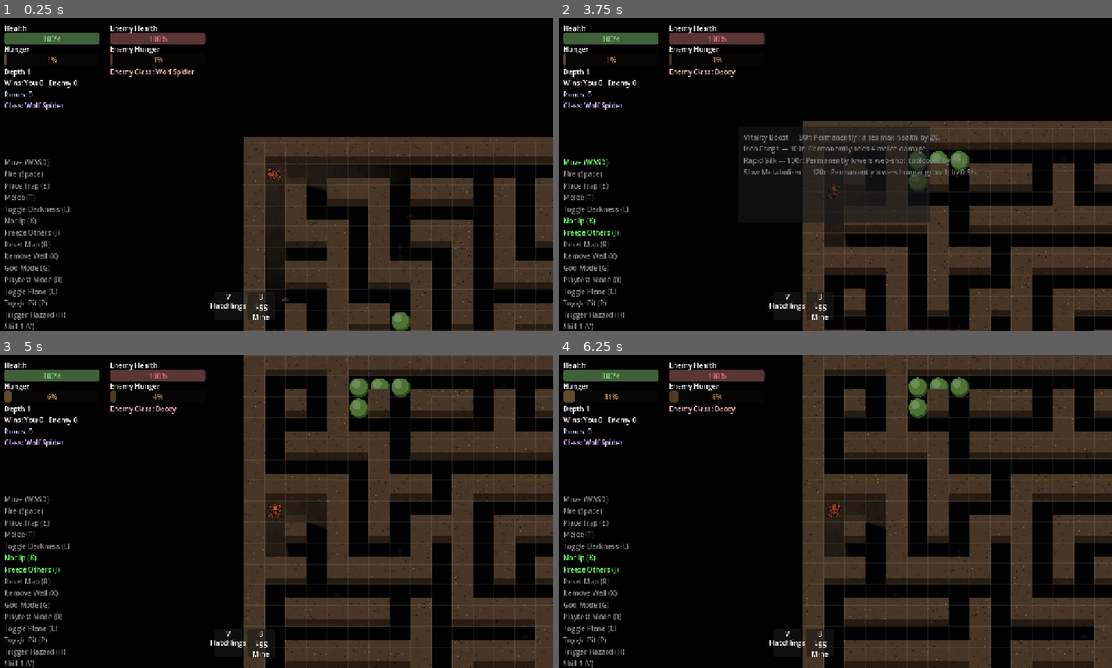
Above: before the commit, frames 1-4 (two rows, left to right).
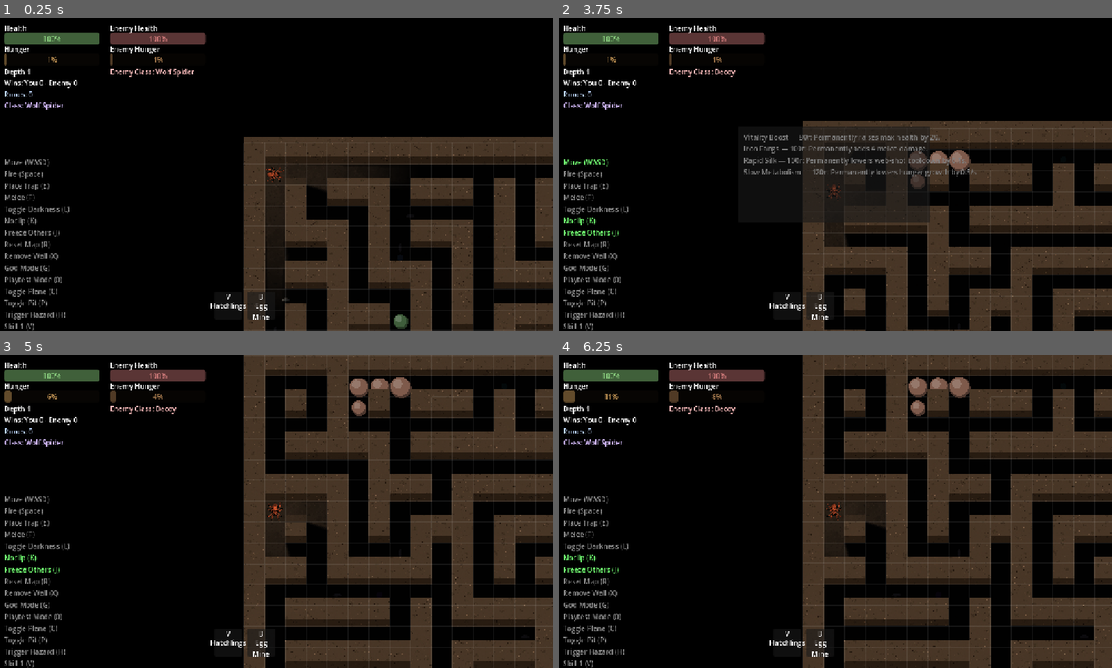
Above: after the commit, the same moments.

Repository: ehix/burrow
Game: Godot game, scene res://world/world.tscn
Same seed, same stepped clock (60 frames per second), same inputs: the game is played once before the commit and once after it.
Inputs (mouse positions are in pixels of both pictures, inside the frame that each line leads up to):
- Up to frame 1 (0.25 s): no input
- Up to frame 2 (3.75 s): tap Enter at 0.5 s; move the mouse to (807, 237) at 0.52 s; hold 1 (buy_upgrade_1) 0.53-1.25 s; tap 2 (buy_upgrade_2) at 0.6 s; click (807, 237) at 0.67 s; tap 5 (toggle_shop) at 0.77 s; drag from (1001, 221) to (835, 174) at 1.27 s; move the mouse to (669, 127) at 2.02 s; hold A (move_left) 2.03-2.75 s; hold J (dev_freeze) 2.03-2.75 s; drag from (863, 174) to (669, 127) at 2.77 s; tap R (dev_reset_map) at 3.5 s; move the mouse to (752, 96) at 3.52 s; hold S (move_down) from 3.53 s (still down); hold K (dev_noclip) from 3.53 s (still down)
- Up to frame 3 (5 s): tap 5 (toggle_shop) at 3.77 s; release S (move_down) at 4.25 s; release K (dev_noclip) at 4.25 s; drag from (398, 495) to (276, 533) at 4.27 s
- Up to frame 4 (6.25 s): move the mouse to (724, 527) at 5.02 s; hold 1 (buy_upgrade_1) 5.03-5.75 s; hold X (dev_remove_wall) 5.03-5.75 s; click (724, 527) at 5.17 s; drag from (890, 442) to (724, 527) at 5.77 s

The runs differ from the first frame. In frame 1, 0.1% of the frame differs, in the area x 70-75%, y 94-100%; in frame 2, 0.3%; in frame 3, 0.6%; in frame 4, 0.6%, in the area x 63-75%, y 7-21%.

Commit message:
Centipede: wire per-index radius + per-body random color into spawn/sync

Diff:
--- a/entities/centipede/centipede.gd
+++ b/entities/centipede/centipede.gd
@@ -28,6 +28,7 @@
 var _path: Array[Vector2i] = []
 var _exit_direction := Vector2i.ZERO
 var _exit_steps_remaining := 0
+var _body_color: Color
 
 
 func _ready() -> void:
@@ -63,8 +64,9 @@
 		_level._destroy_occupants_at(tile)
 		var segment: CentipedeSegment = SegmentScene.instantiate()
 		add_child(segment)
-		segment.global_position = _level.tile_centre(tile)
 		_segments.append(segment)
+	_body_color = CentipedeSegment.random_body_color()
+	_sync_segments()
 
 
 ## Any segment being hit lands here (CentipedeSegment.take_hit() forwards to
@@ -427,6 +429,7 @@
 	for i in _segments.size():
 		if i < _tiles.size():
 			_segments[i].global_position = _level.tile_centre(_tiles[i])
+			_segments[i].set_visual(CentipedeSegment.radius_for_index(i, _tiles.size()), _body_color)
 
 
 ## The live Centipede whose body occupies `tile`, or null. Mirrors
--- a/tests/test_centipede.gd
+++ b/tests/test_centipede.gd
@@ -37,6 +37,20 @@
 	var centipede := _make_centipede(level, tiles)
 	assert_eq(centipede._segments[0].global_position, level.tile_centre(Vector2i(1, 1)))
 	assert_eq(centipede._segments[1].global_position, level.tile_centre(Vector2i(1, 2)))
+
+
+func test_spawn_at_gives_head_and_tail_different_radii_and_a_shared_body_color() -> void:
+	var level := _make_level()
+	var tiles: Array[Vector2i] = [Vector2i(1, 1), Vector2i(1, 2), Vector2i(1, 3)]
+	var centipede := _make_centipede(level, tiles)
+
+	var segments := centipede.get_segments()
+	var first_color: Color = segments[0]._tint
+	assert_eq(segments[0]._radius, CentipedeSegment.HEAD_RADIUS)
+	assert_eq(segments[1]._radius, CentipedeSegment.BODY_RADIUS)
+	assert_eq(segments[2]._radius, CentipedeSegment.TAIL_RADIUS)
+	for segment in segments:
+		assert_eq(segment._tint, first_color, "every segment of one centipede shares the same random body color")
 
 
 func test_spawn_at_destroys_a_larva_already_sitting_on_a_claimed_tile() -> void:
